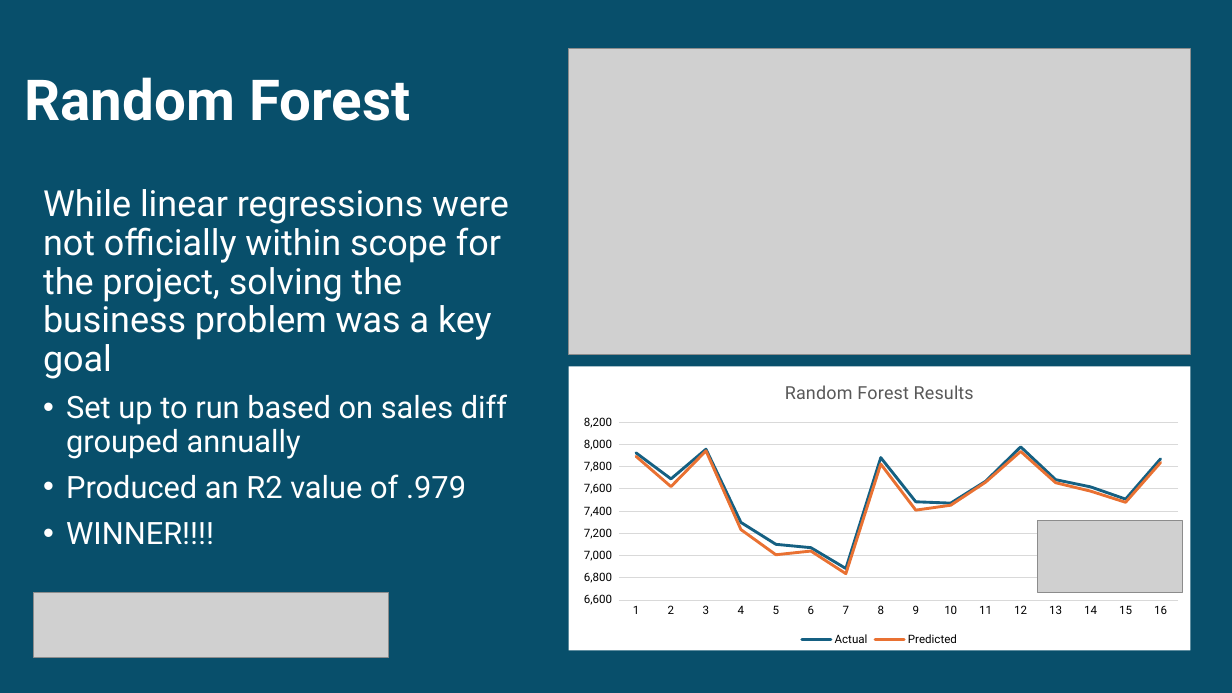
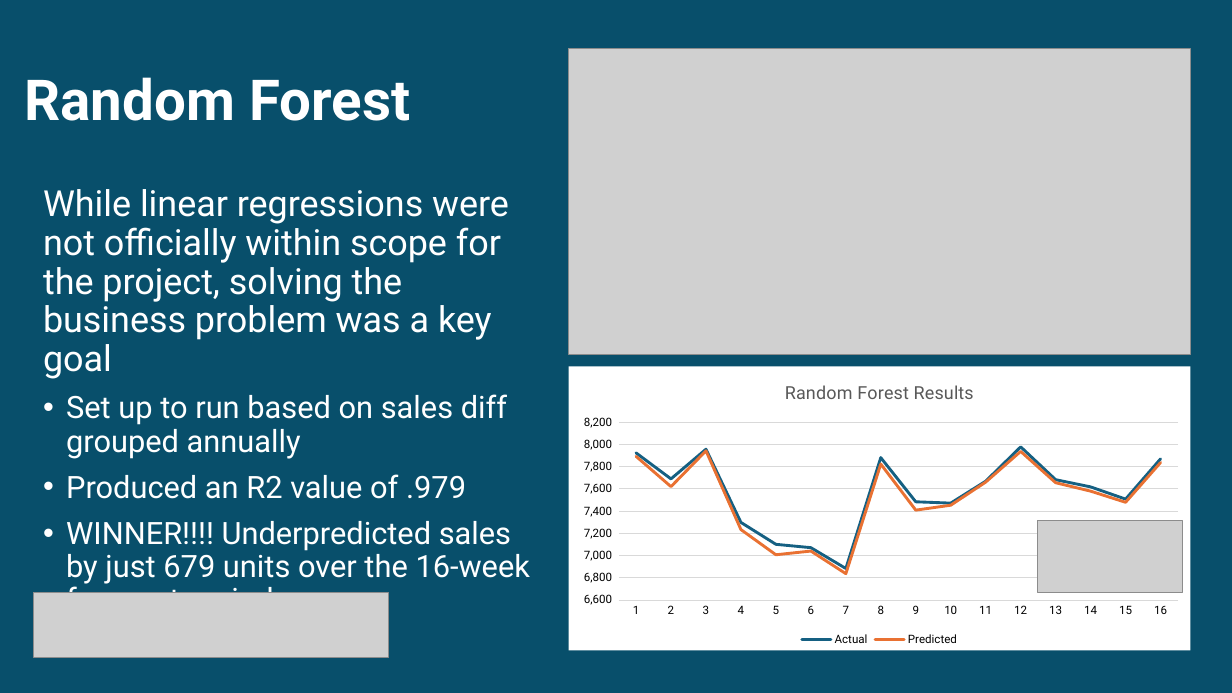
Before and after one commit to jstipe1/AI_Project_3, a slide deck: slide 9 of Forecasting_presentation.pptx. Drawn at 1232x693 pixels with LibreOffice and Linux fonts; fonts in the diff are those of the drawing; grey boxes stand for pictures. Boxes give left, top, right and bottom in pixels: in the first picture for what was removed or moved away, otherwise in the second. Text is boxed around its words. In the diff, an @@ line names an element or a change of style, - is before the commit and + after.

```diff
--- a/Forecasting_presentation.pptx
+++ b/Forecasting_presentation.pptx
@@ text at (x1=66, y1=521, x2=530, y2=593): text changed @@
-• WINNER!!!!
+• WINNER!!!! Underpredicted sales by just 679 units over the 16-week forecast period
```
Also in this commit, not shown: 5 other slides changed.
